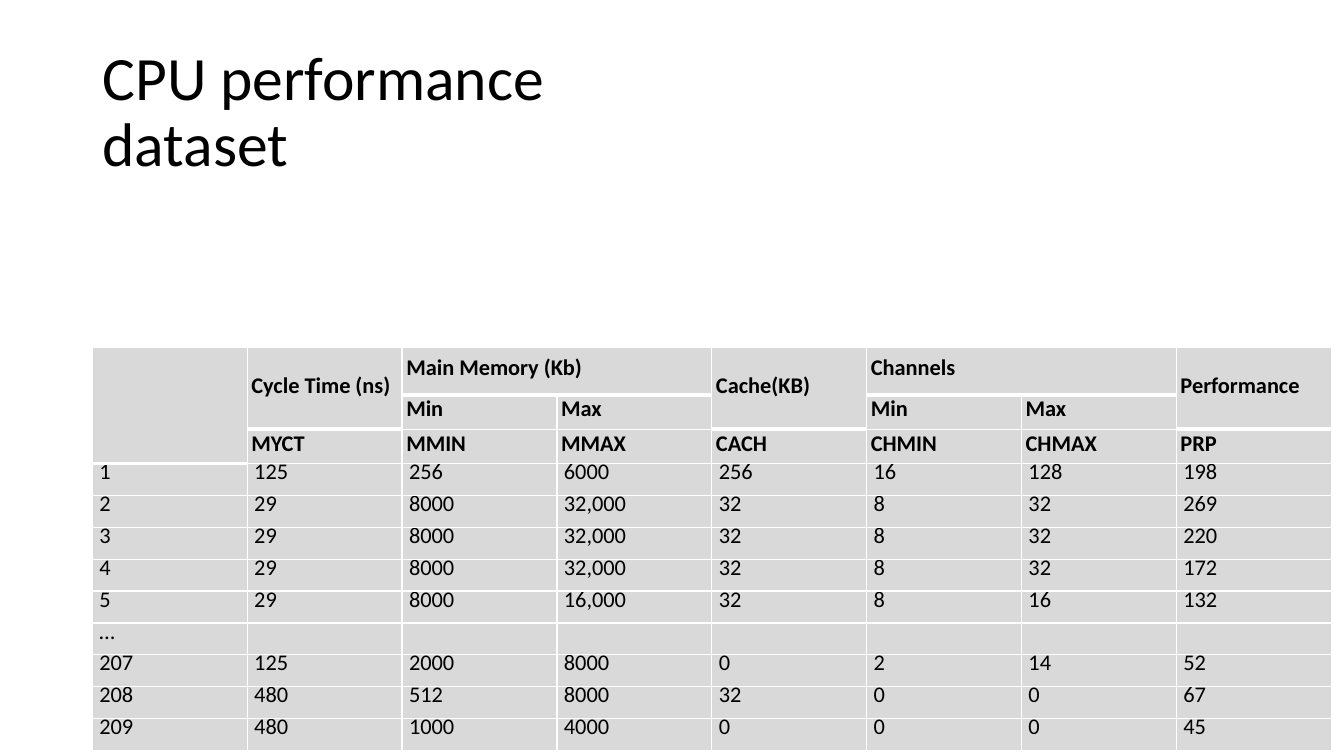
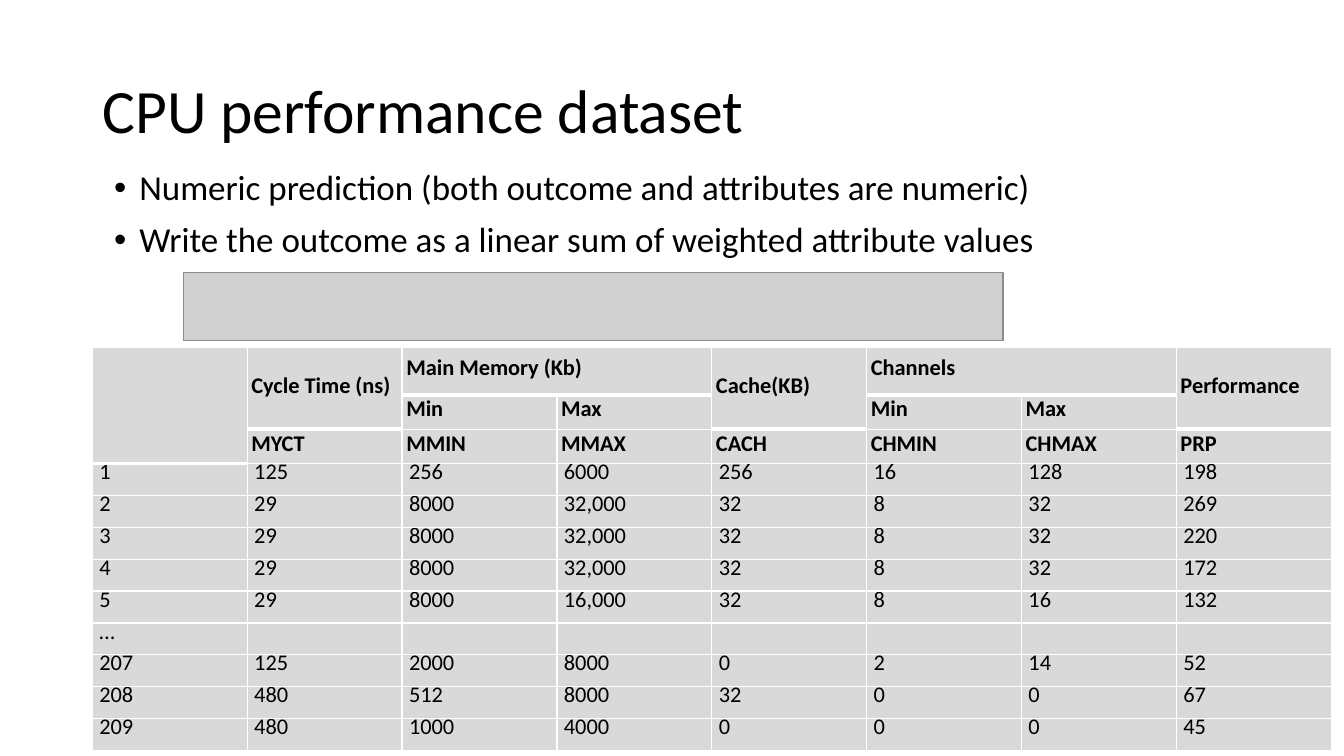
Before and after one commit to russellu/cs405, a slide deck: slide 17 of Lecture_01.pptx. Drawn at 1344x756 pixels with LibreOffice and Linux fonts; fonts in the diff are those of the drawing; grey boxes stand for pictures. Boxes give left, top, right and bottom in pixels: in the first picture for what was removed or moved away, otherwise in the second. Text is boxed around its words. In the diff, an @@ line names an element or a change of style, - is before the commit and + after.

```diff
--- a/Lecture_01.pptx
+++ b/Lecture_01.pptx
@@ title "CPU performance dataset" rewrapped from <box>102,57,543,167</box> to <box>102,90,744,143</box> @@
@@ text added at <box>139,174,1034,258</box>, 25 pt, text #000000 @@
+• Numeric prediction (both outcome and attributes are numeric)
+• Write the outcome as a linear sum of weighted attribute values
@@ picture added at <box>184,273,1003,341</box> @@
```
Also in this commit, not shown: 8 other slides changed, 7 slides added, 3 slides removed, 1 other file.
